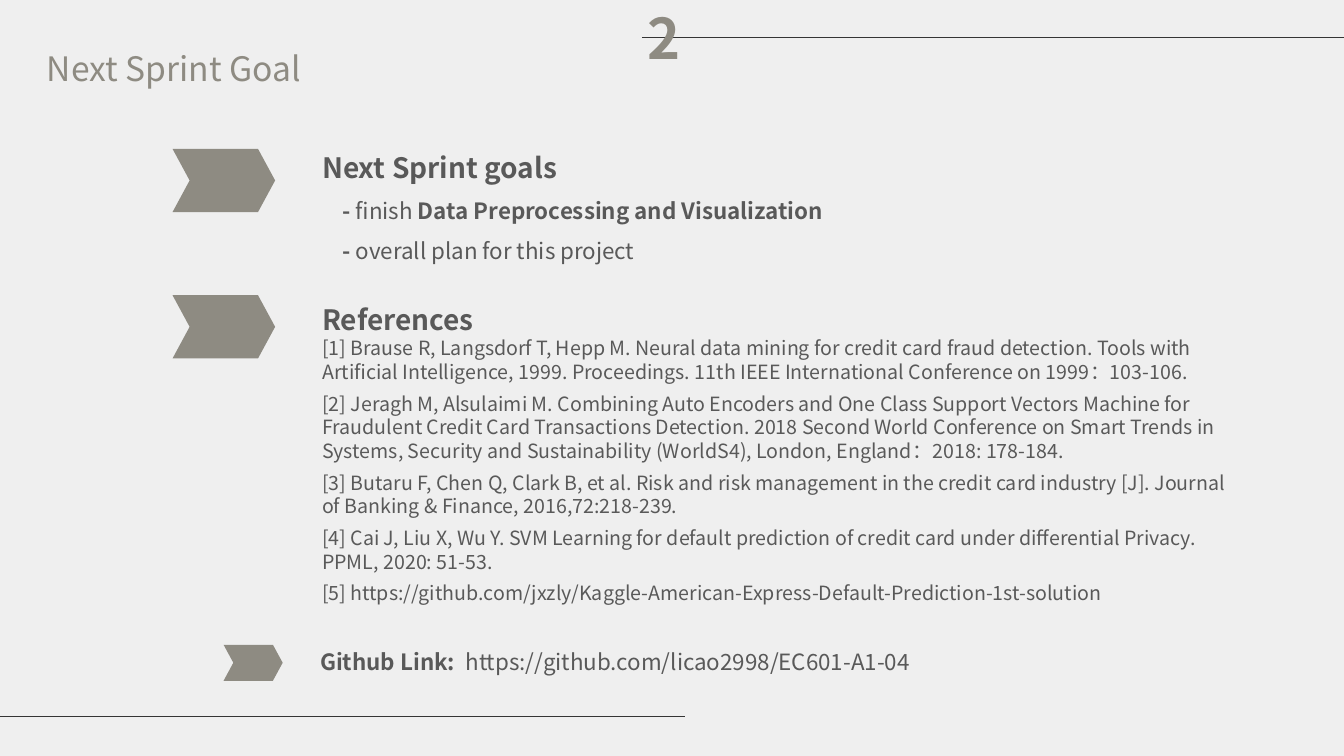
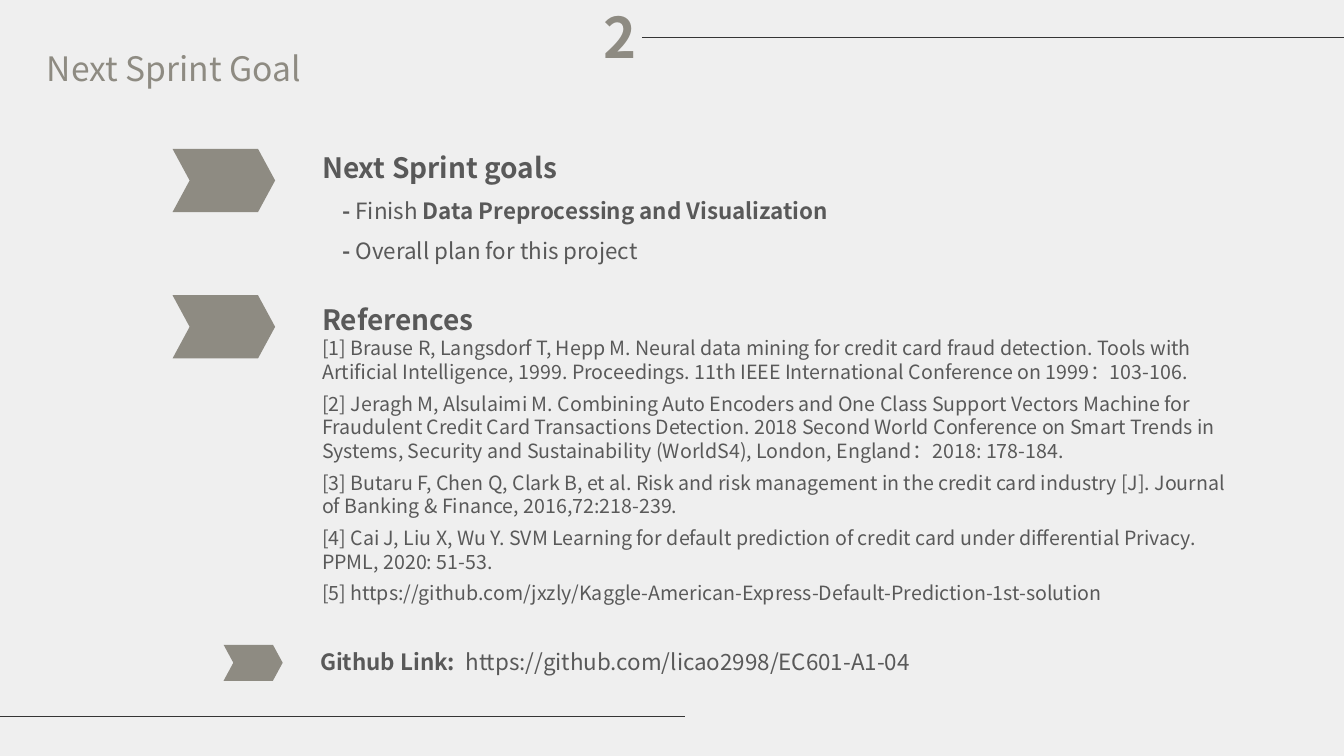
Before and after one commit to licao2998/EC601-A1-04, a slide deck: slide 10 of presentation.pptx. Drawn at 1344x756 pixels with LibreOffice and Linux fonts; fonts in the diff are those of the drawing. Boxes give left, top, right and bottom in pixels: in the first picture for what was removed or moved away, otherwise in the second. Text is boxed around its words. In the diff, an @@ line names an element or a change of style, - is before the commit and + after.

```diff
--- a/presentation.pptx
+++ b/presentation.pptx
@@ text "2": place and size @@
-text "2" at (647, 17, 680, 59)
+text "2" at (603, 16, 636, 58)
@@ text at (356, 201, 828, 265): text changed @@
-- finish Data Preprocessing and Visualization
-- overall plan for this project
+- Finish Data Preprocessing and Visualization
+- Overall plan for this project
```
Also in this commit, not shown: 7 other slides changed.
